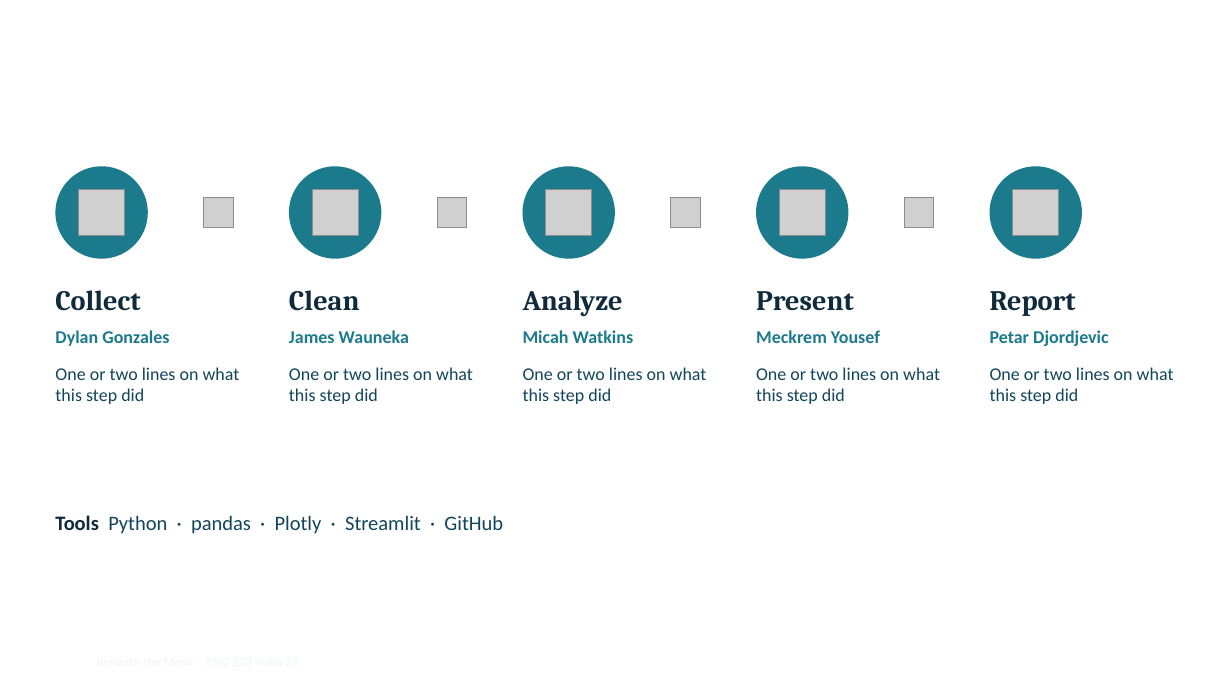
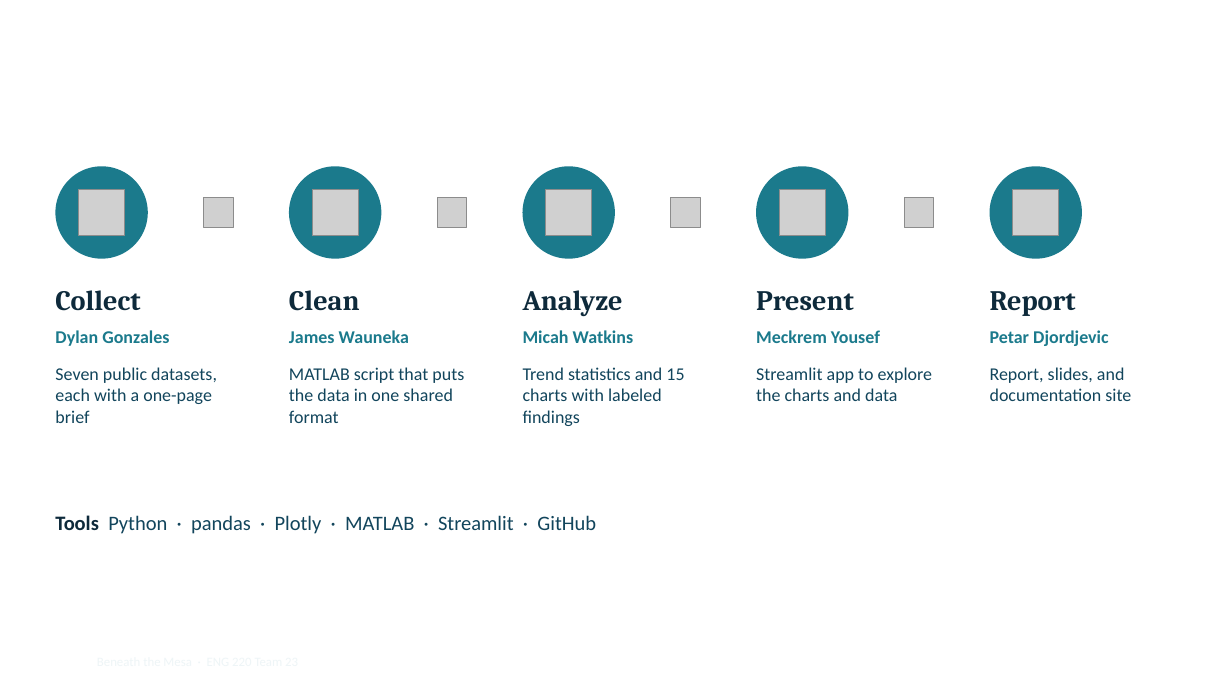
Before and after one commit to pdjordj11/eng_220_aquifer_project, a slide deck: slide 7 of files/beneath_the_mesa_slides.pptx. Drawn at 1232x693 pixels with LibreOffice and Linux fonts; fonts in the diff are those of the drawing; grey boxes stand for pictures; background and template pictures are left out. Boxes give left, top, right and bottom in pixels: in the first picture for what was removed or moved away, otherwise in the second. Text is boxed around its words. In the diff, an @@ line names an element or a change of style, - is before the commit and + after.

```diff
--- a/files/beneath_the_mesa_slides.pptx
+++ b/files/beneath_the_mesa_slides.pptx
@@ text at box(55, 367, 217, 423): text changed @@
-One or two lines on what this step did
+Seven public datasets, each with a one-page brief
@@ text at box(289, 367, 464, 423): text changed @@
-One or two lines on what this step did
+MATLAB script that puts the data in one shared format
@@ text at box(523, 367, 684, 426): text changed @@
-One or two lines on what this step did
+Trend statistics and 15 charts with labeled findings
@@ text at box(756, 367, 932, 401): text changed @@
-One or two lines on what this step did
+Streamlit app to explore the charts and data
@@ text at box(990, 367, 1131, 401): text changed @@
-One or two lines on what this step did
+Report, slides, and documentation site
@@ text at box(55, 515, 596, 534): text changed @@
-Tools Python · pandas · Plotly · Streamlit · GitHub
+Tools Python · pandas · Plotly · MATLAB · Streamlit · GitHub
```
Also in this commit, not shown: 5 other slides changed, 5 slides added, 2 slides removed, 30 other files.
